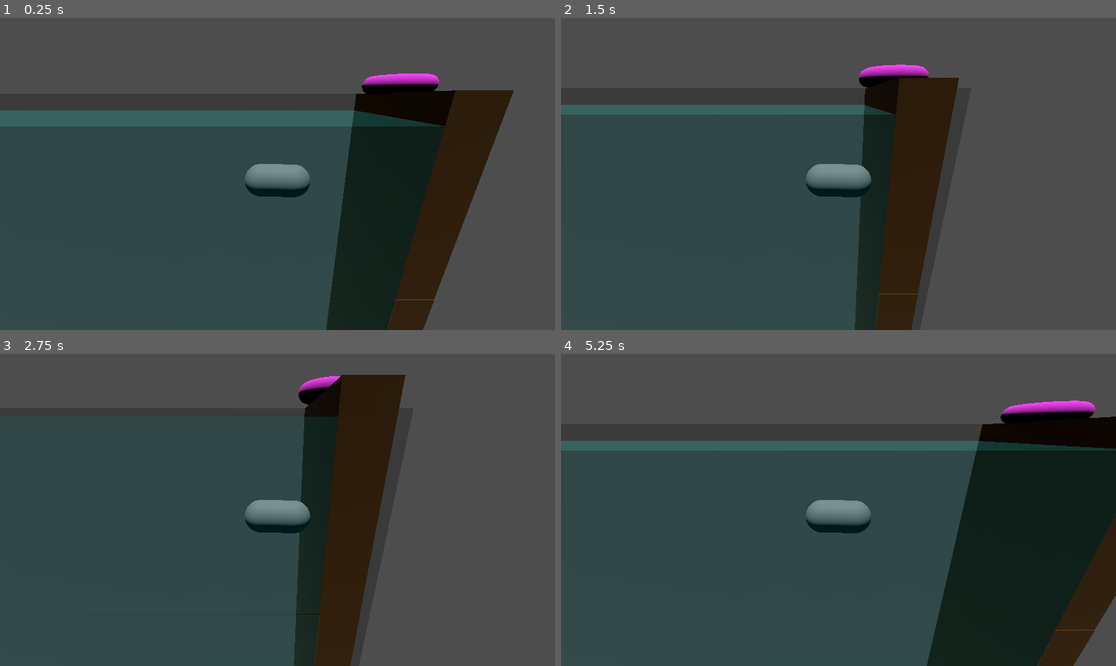
Above: before the commit, frames 1-4 (two rows, left to right).
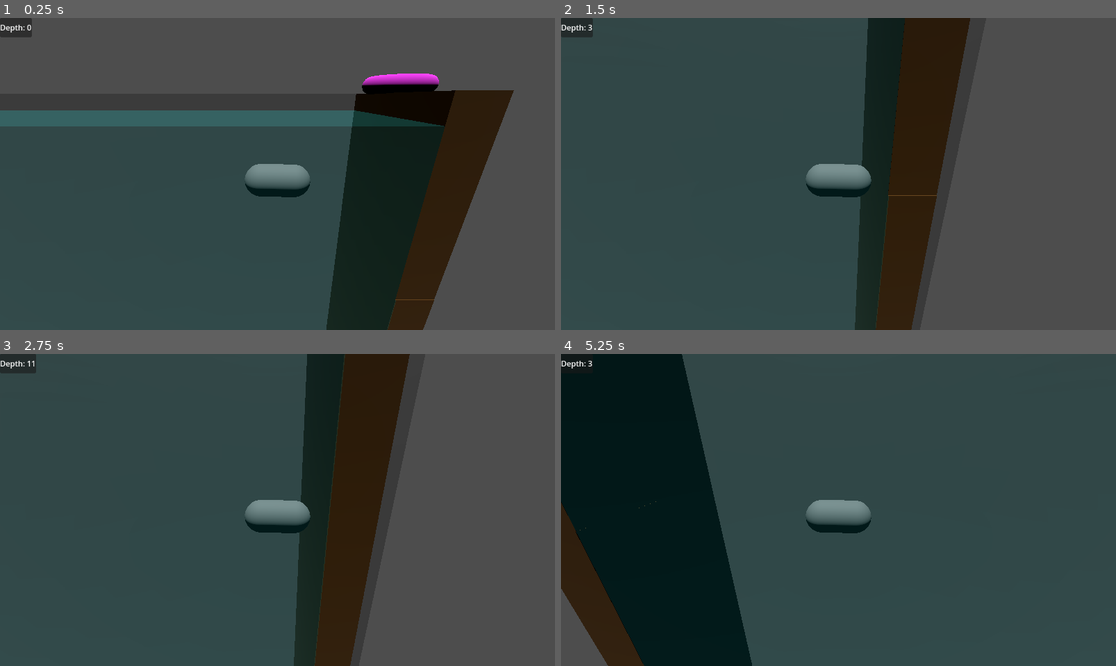
Above: after the commit, the same moments.

Repository: manusfishy/too-fishy
Game: Godot game, scene res://scenes/main_scene.tscn
Two runs of this game, one before a commit and one after it. Both use one fixed random seed, a clock stepped at 60 frames per second and the inputs below.
Inputs:
- Up to frame 1 (0.25 s): no input
- Up to frame 2 (1.5 s): tap Enter at 0.5 s; hold Right (move_right) 0.53-1.28 s; hold Down (move_down) from 1.28 s (still down)
- Up to frame 3 (2.75 s): release Down (move_down) at 2.03 s; hold Right (move_right) from 2.03 s (still down)
- Up to frame 4 (5.25 s): tap Space at 2.75 s; release Right (move_right) at 2.78 s; hold Up (move_up) 2.78-3.53 s; hold Left (move_left) 3.53-5.03 s; hold Down (move_down) from 5.03 s (still down)

The runs differ from the first frame. In frame 1, 0.3% of the frame differs, in the area x 0-6%, y 0-7%; in frame 2, 18%; in frame 3, 11%; in frame 4, 69%, in the area x 0-100%, y 0-100%.

Commit message:
added depth hud

Diff:
--- /dev/null
+++ b/scenes/hud.gd
@@ -0,0 +1,6 @@
+extends PanelContainer
+
+@export var level: Node3D
+
+func _process(delta: float) -> void:
+	$DepthLabel.text = "Depth: %s" % level.depth
--- a/scenes/main_scene.tscn
+++ b/scenes/main_scene.tscn
@@ -6,6 +6,7 @@
 [ext_resource type="PackedScene" uid="uid://xqds4eqa4fys" path="res://scenes/section.tscn" id="4_gubc5"]
 [ext_resource type="PackedScene" uid="uid://durrtmu3i450r" path="res://scenes/player.tscn" id="4_pu3yx"]
 [ext_resource type="PackedScene" uid="uid://bekjel2ayhsva" path="res://scenes/level_barrier.tscn" id="5_rt2n2"]
+[ext_resource type="Script" uid="uid://cldevqp1odjtl" path="res://scenes/hud.gd" id="7_c16ls"]
 
 [sub_resource type="QuadMesh" id="QuadMesh_c16ls"]
 
@@ -13,10 +14,14 @@
 
 [sub_resource type="TorusMesh" id="TorusMesh_o3jxj"]
 
+[sub_resource type="Theme" id="Theme_18nlu"]
+
 [node name="Node3D" type="Node3D"]
 
 [node name="CharacterBody3D" parent="." instance=ExtResource("4_pu3yx")]
 transform = Transform3D(1, 0, 0, 0, 1, 0, 0, 0, 1, -3.586, 0, -0.33263)
+speed_vertical = 15.0
+speed_horizontal = 15.0
 
 [node name="Level" type="Node3D" parent="." node_paths=PackedStringArray("level_wrapper", "player")]
 script = ExtResource("3_c16ls")
@@ -57,3 +62,20 @@
 
 [node name="DirectionalLight3D" type="DirectionalLight3D" parent="."]
 transform = Transform3D(0.94702, 0.320556, -0.0199303, -0.0267635, 0.140602, 0.989705, 0.320058, -0.936736, 0.141732, -6.47082, 1.04463, 15.1856)
+
+[node name="UI" type="Control" parent="."]
+layout_mode = 3
+anchors_preset = 0
+offset_right = 40.0
+offset_bottom = 40.0
+theme = SubResource("Theme_18nlu")
+
+[node name="HUD" type="PanelContainer" parent="UI" node_paths=PackedStringArray("level")]
+layout_mode = 0
+offset_right = 40.0
+offset_bottom = 40.0
+script = ExtResource("7_c16ls")
+level = NodePath("../../Level")
+
+[node name="DepthLabel" type="Label" parent="UI/HUD"]
+layout_mode = 2
--- a/scripts/level.gd
+++ b/scripts/level.gd
@@ -8,8 +8,10 @@
 @export var preloadSectionsCount: int
 
 var lastSpawned = -15
+var depth = 0
 
 func _process(delta: float) -> void:
+	depth = snapped(player.position.y, 1) * -1
 	if player.position.y < (lastSpawned):
 		spawnNewSection(lastSpawned - sectionHeight)
 
Not shown, added: scenes/hud.gd.uid
Not shown: 1 places in scenes/main_scene.tscn that only renumber resources
